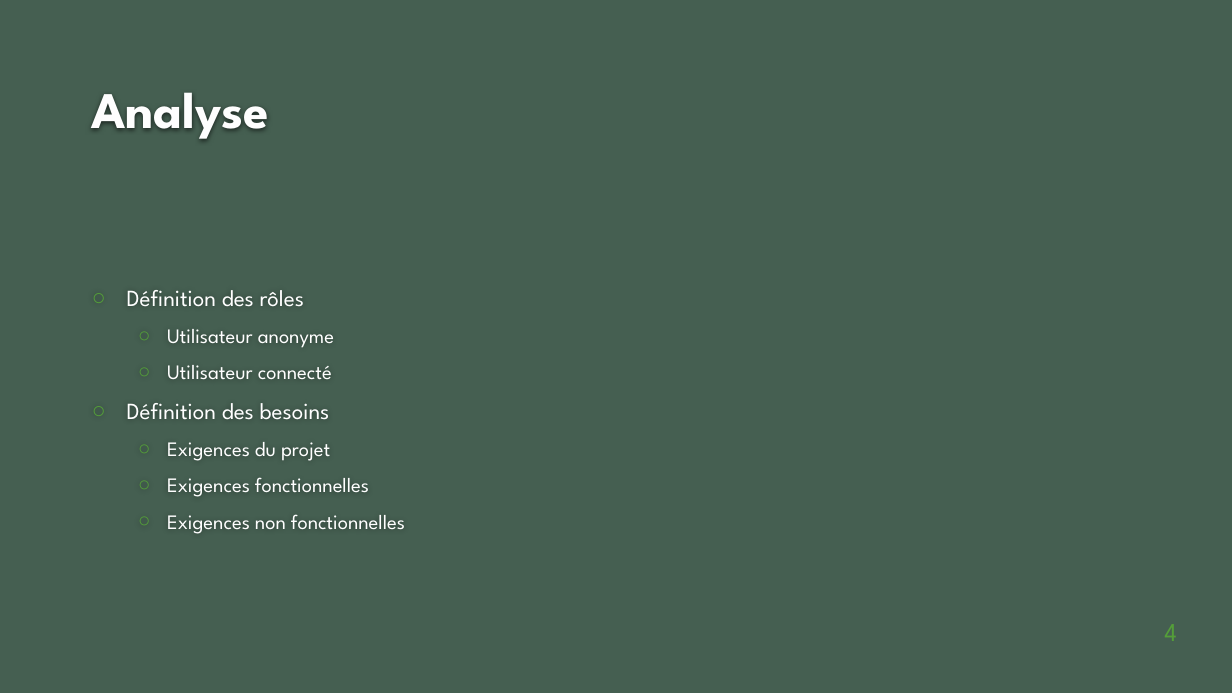
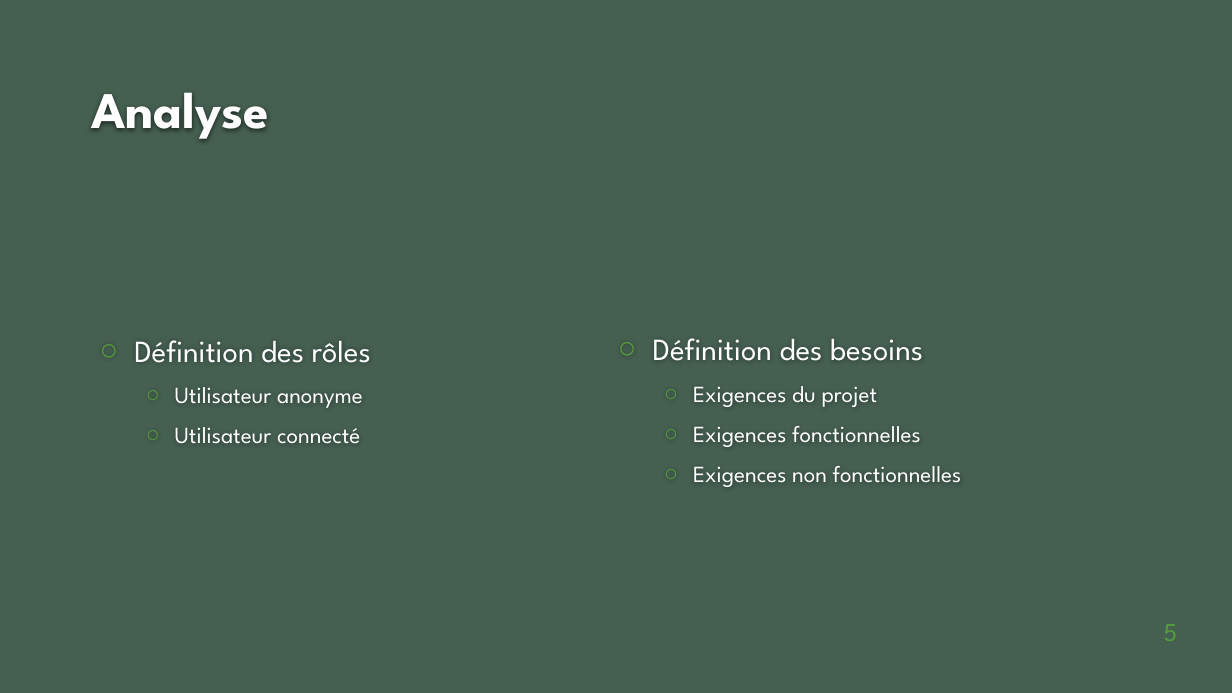
Before and after one commit to stevenliatti/quiz, a slide deck: slide 5 of doc/PresentationYourQuiz.pptx (slide 4 before the commit). Drawn at 1232x693 pixels with LibreOffice and Linux fonts; fonts in the diff are those of the drawing; background and template pictures are left out. Boxes give left, top, right and bottom in pixels: in the first picture for what was removed or moved away, otherwise in the second. Text is boxed around its words. In the diff, an @@ line names an element or a change of style, - is before the commit and + after.

Commit message:
maj presentation

```diff
--- a/doc/PresentationYourQuiz.pptx
+++ b/doc/PresentationYourQuiz.pptx
@@ text "Définition des rôles": place and size @@
-text "Définition des rôles" at <box>127,290,405,534</box>
+text "Définition des rôles" at <box>134,340,371,443</box>
@@ text "Définition des rôles" at <box>134,340,371,443</box>: size 18 to 24 pt in "Définition des rôles"; size 16 to 18 pt in "Utilisateur anonyme", "Utilisateur connecté"; more space between paragraphs @@
@@ text added at <box>653,338,962,487</box>, 18 pt, text #FFFFFF @@
+○ Définition des besoins
+  ○ Exigences du projet
+  ○ Exigences fonctionnelles
+  ○ Exigences non fonctionnelles
@@ text at <box>127,403,405,534</box>: paragraphs removed @@
-○ Définition des besoins
-  ○ Exigences du projet
-  ○ Exigences fonctionnelles
-  ○ Exigences non fonctionnelles
@@ page number at <box>1164,624,1178,641</box>: text changed @@
-4
+5
```
Also in this commit, not shown: 5 other slides changed, 2 slides added, 1 slide removed.
